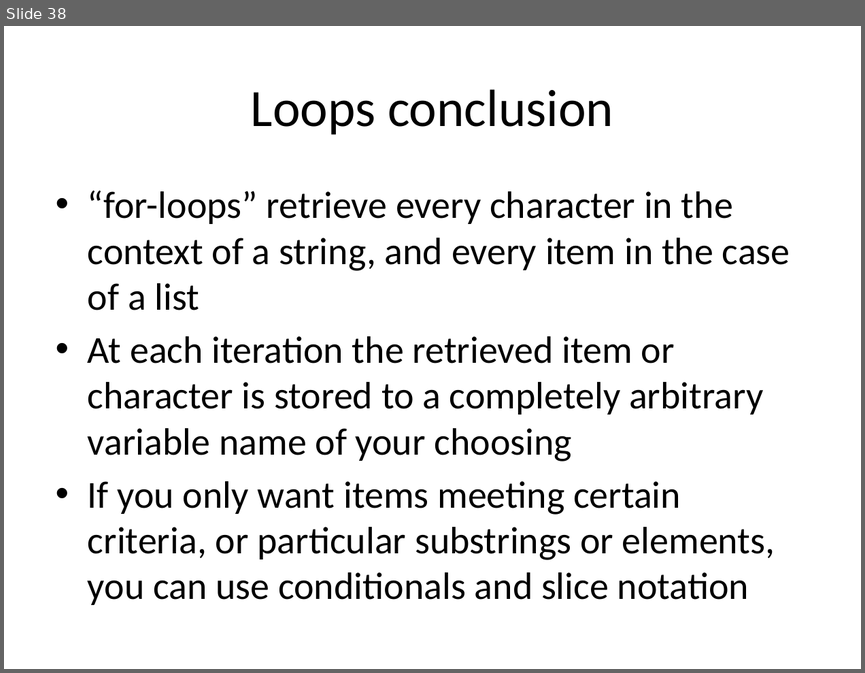
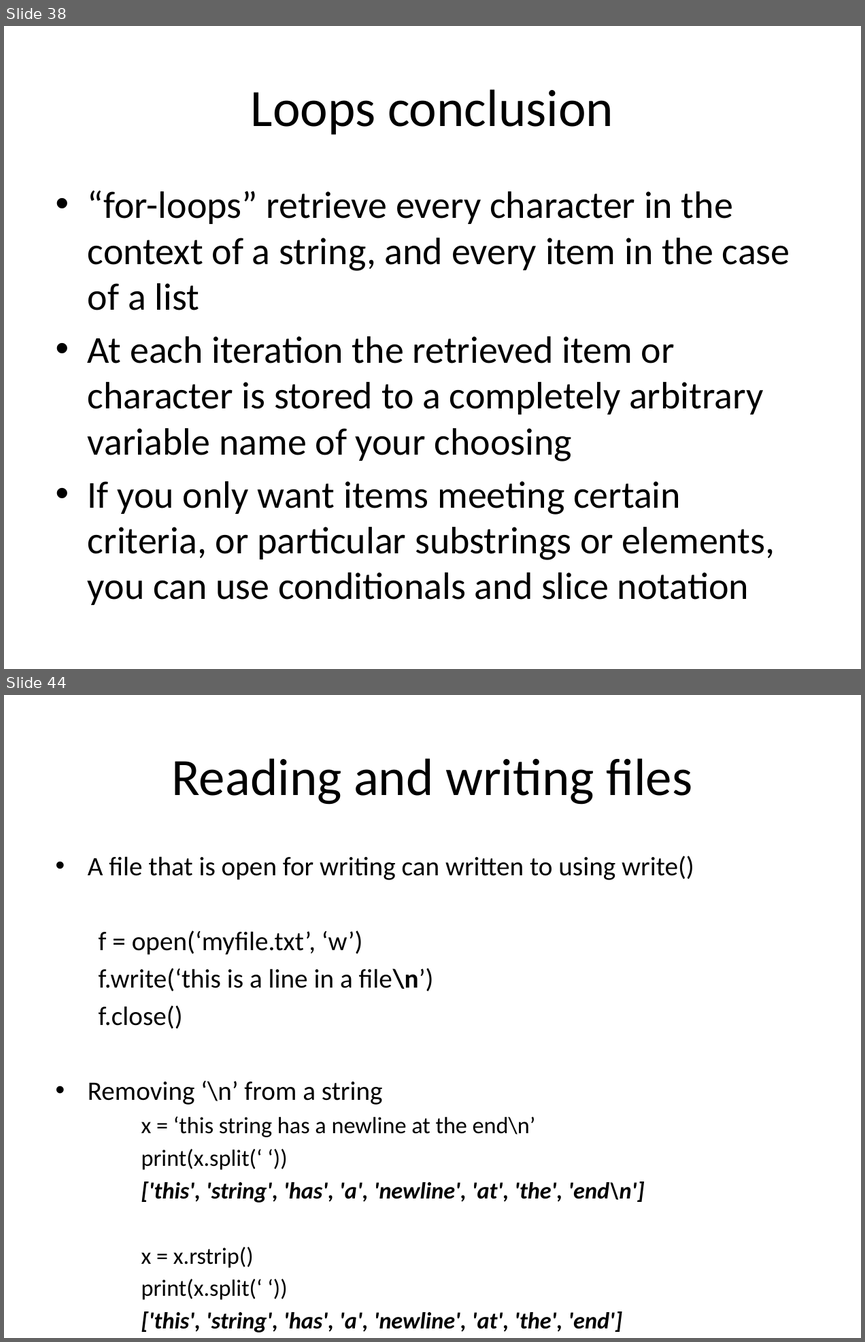
Before and after one commit to GSBS-Bootstrappers/bootstrappers-courses, a slide deck: python1/Python_I/Python I.pptx. Shown one above the other, each under a label of ours: slide 38 before the commit, slides 38 and 44 after it; the slides between them are not shown. The pictures are 865x673 and 865x1342 pixels, drawn with LibreOffice and Linux fonts; fonts in the diff are those of the drawing. Boxes give left, top, right and bottom in pixels: in the first picture for what was removed or moved away, otherwise in the second. Text is boxed around its words. In the diff, an @@ line names an element or a change of style, - is before the commit and + after.

```diff
--- a/python1/Python_I/Python I.pptx
+++ b/python1/Python_I/Python I.pptx
@@ slide 44 added at (4, 695, 861, 1338), background #FFFFFF @@
@@ title added at (171, 758, 692, 804), 44 pt, text #000000 @@
+Reading and writing files
@@ text added at (88, 855, 694, 1332), 19.6 pt, text #000000 @@
+• A file that is open for writing can written to using write()
+f = open(‘myfile.txt’, ‘w’)
+f.write(‘this is a line in a file\n’)
+f.close()
+• Removing ‘\n’ from a string
+  x = ‘this string has a newline at the end\n’
+  print(x.split(‘ ‘))
+  ['this', 'string', 'has', 'a', 'newline', 'at', 'the', 'end\n']
+  x = x.rstrip()
+  print(x.split(‘ ‘))
+  ['this', 'string', 'has', 'a', 'newline', 'at', 'the', 'end']
```
Also in this commit, not shown: 8 other slides added, 1 other file.
